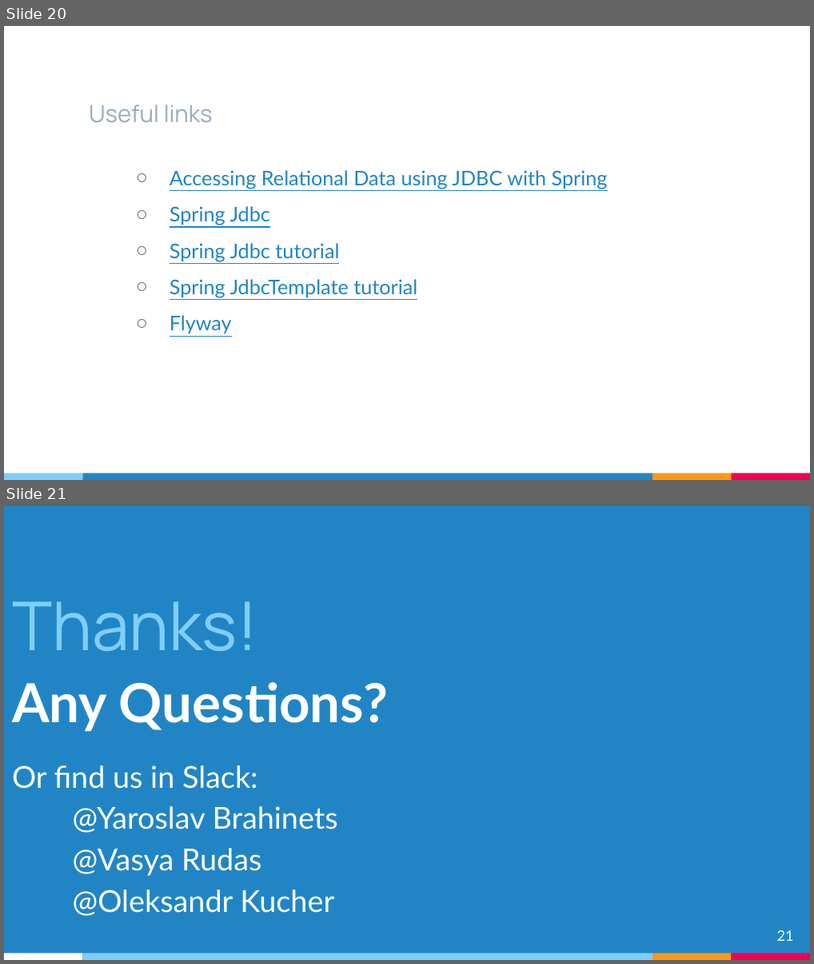
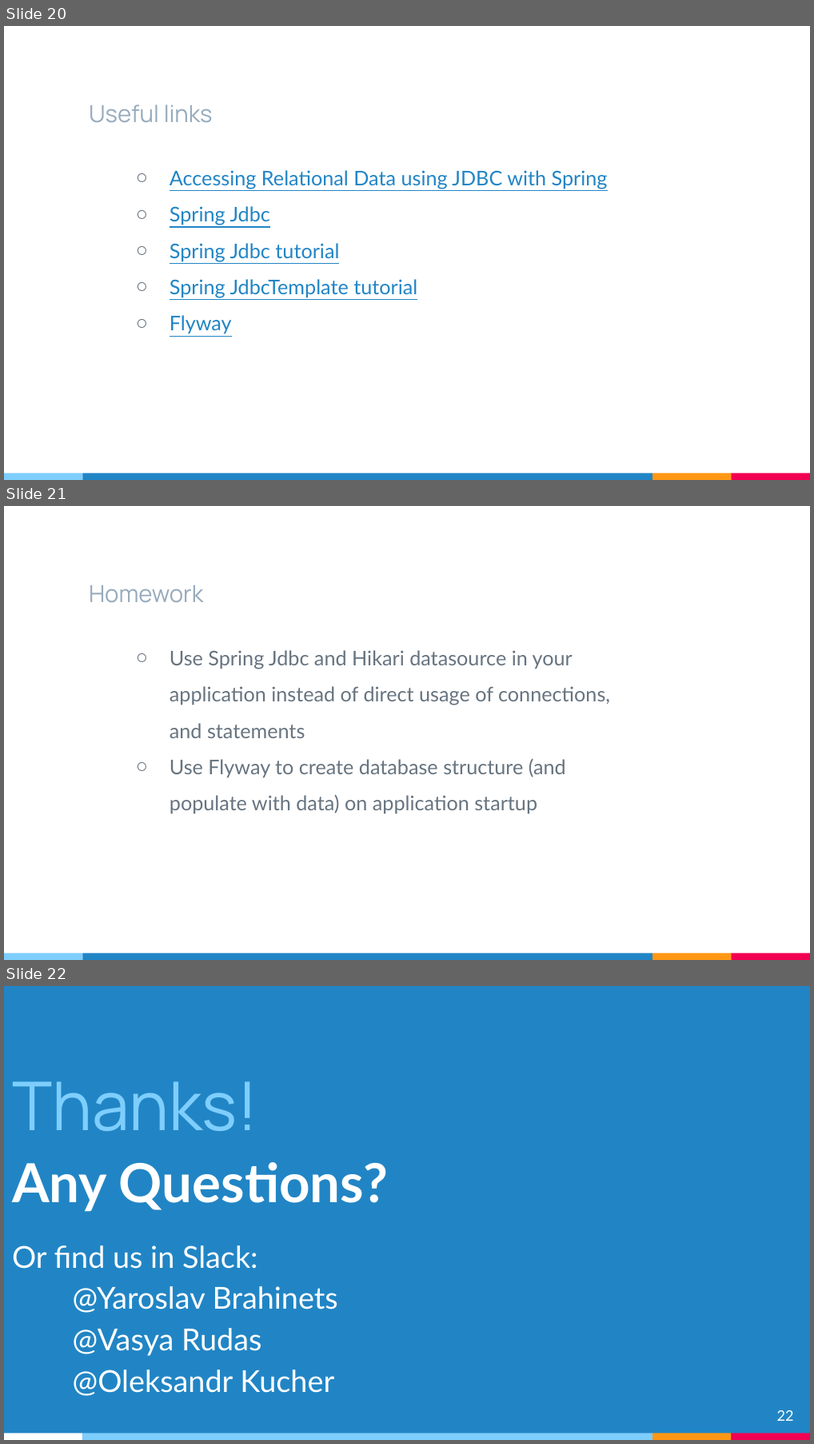
Before and after one commit to brahinets/GeekHub-J4W-9, a slide deck: Lectures/Lesson 21 - Spring Jdbc. Flyway.pptx. Shown one above the other, each under a label of ours: slides 20 and 21 before the commit, slides 20, 21 and 22 after it. The pictures are 814x964 and 814x1444 pixels, drawn with LibreOffice and Linux fonts; fonts in the diff are those of the drawing. Boxes give left, top, right and bottom in pixels: in the first picture for what was removed or moved away, otherwise in the second. Text is boxed around its words. In the diff, an @@ line names an element or a change of style, - is before the commit and + after.

Commit message:
L21 Added homework

```diff
--- a/Lectures/Lesson 21 - Spring Jdbc. Flyway.pptx
+++ b/Lectures/Lesson 21 - Spring Jdbc. Flyway.pptx
@@ slide 21 added at (4, 506, 810, 960), background #FFFFFF; not listed: 4 template elements that a slide beside it also shows @@
@@ title added at (89, 585, 203, 603), 28 pt, text #97ABBC @@
+Homework
@@ text added at (170, 650, 610, 814), 24 pt, text #677480 @@
+  ○ Use Spring Jdbc and Hikari datasource in your application instead of direct usage of connections, and statements
+  ○ Use Flyway to create database structure (and populate with data) on application startup
@@ what was slide 21 is now slide 22 @@
@@ page number at (778, 1410, 794, 1420): text changed @@
-21
+22
```
